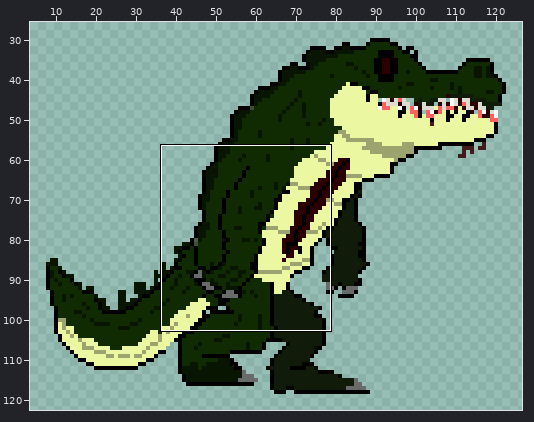
Two states of a pixel-art file, Cocodrilo/EnemigoAvanzado.ase. The picture above shows the old version from afar; the outline marks the close-up.
Close-up. Earlier state:
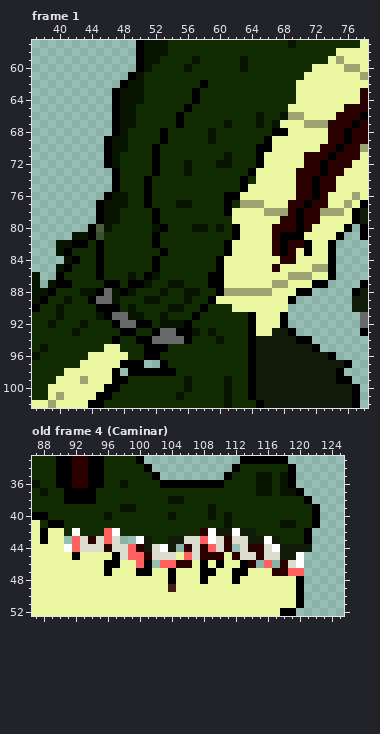
128x128 pixels, 19 frames. Colours within 5 levels of each other are drawn and written as one. Shown: frame 1: x 37..78, y 57..102; old frame 4 (Caminar): x 87..125, y 33..52. The wide view leaves out empty margins. The commit also changed other frames or places, which this record leaves out.
And afterwards:
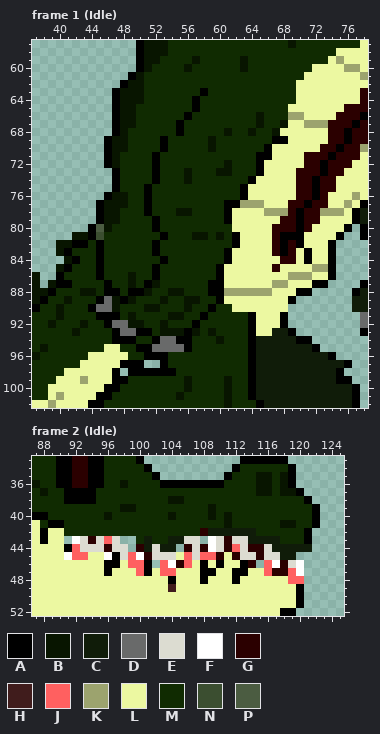
Palette (. is transparent): A #000000  B #081500  C #101c09  D #696a6a  E #dcdcd1  F #ffffff  G #2b0000  H #401c1c  J #ff6060  K #9ca36e  L #ecf8a1  M #102b01  N #3b4e30  P #4b5c41
A new or re-ordered frame is compared with the old frame closest to it.
The author wrote: avance_enemigos
Change:
frames 19 -> 21
Changed rows in their new state; - is an unchanged pixel.
Frame 1 (Idle), layer "Brazo izq":
first column x 44:
 62 --------------M-------------
 63 -------------MA-------------
 65 ------------MA--------------
 66 -----------MA-----------M---
 67 -----------------M-----MB---
 68 ---------M-A---M-B--B--BL---
 69 ----------------------MAA---
 70 --------MA-----B-----M------
 71 -----------------M----A-----
 72 ------------M---M-----------
 73 ----------------BB--MA------
 74 -------MA---B------MA-------
 76 -----------------MMA--------
 77 -----------MM-----A---------
 78 -------AM--BB---------------
 79 -----------------A----------
 80 --------AM---MM-M-L---------
 81 --------MA---BB-B-----------
 82 -----------------MA-------AL
 83 --------AM------------------
 84 --------MA------MA---------A
 86 -------MA------M------------
 87 ---M-BMAB-MM----------------
 88 -MAAMAAB-MBBMM-A------------
 89 MA--AB-MMB---B-MA-----------
 90 ADDB-M-BB-MMB-MA------------
 91 -A-AM-M--MBB-MA-------------
 92 --AD-BBM--MMMA--------------
 93 ---ADDAAMBBB----------------
 94 ----AAMMA--A----------------
 95 ------A-DDDDA---------------
 96 ---------A------------------
Frame 2 (Idle) is new; against old frame 4 (Caminar), layer "dientes":
first column x 91:
42 -M---MM-----------C--C--------
43 -F-------M-------.-------C----
44 A-------.---C-----F--J----C---
45 FJJ--F---F-------JJ----------.
46 --------J----F-J----------F---
47 ---------J--JJ-----------J---F
48 ----------------------------JJ
Boxes around the changes in both close-ups, in picture pixels (x1, y1, x2, y2):
changed: (88, 80, 288, 360)
changed: (296, 240, 312, 264)
changed: (64, 528, 304, 584)
